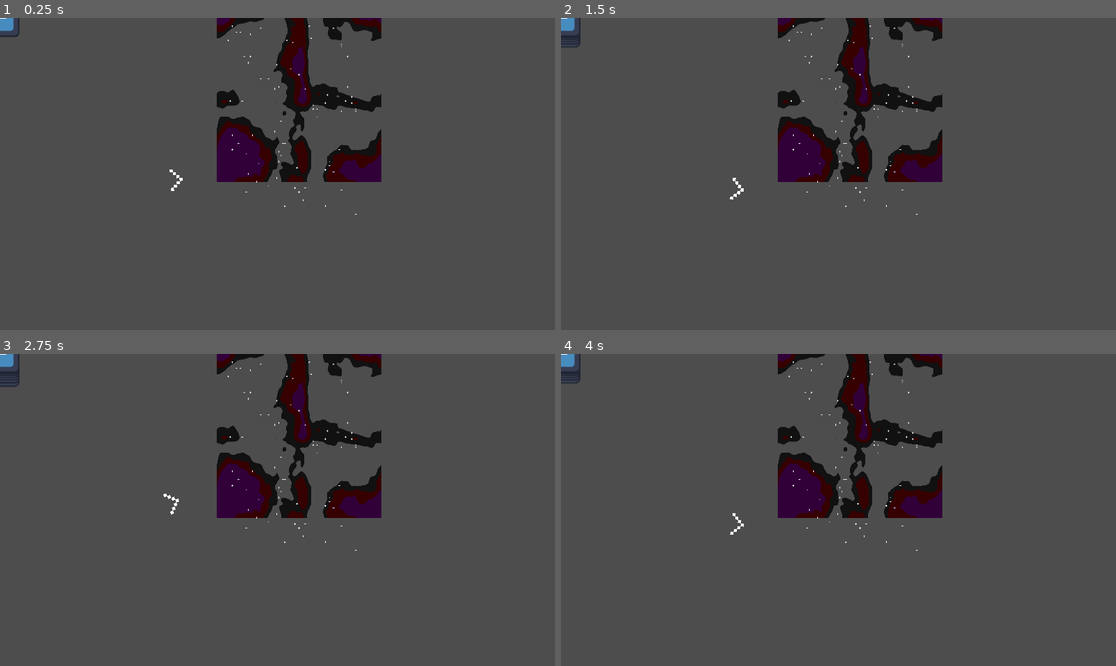
Above: before the commit, frames 1-4 (two rows, left to right).
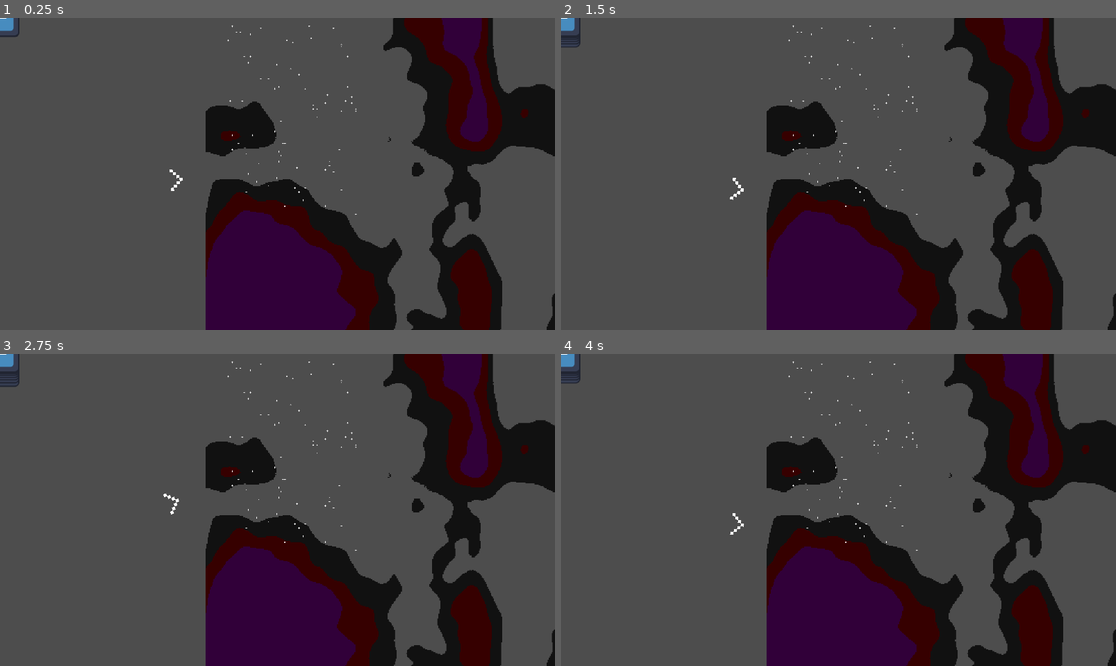
Above: after the commit, the same moments.

Repository: Middovaar/DeepGames-II
Game: Godot game, scene res://# Assets/Art/Douglas-Testing-Scene.tscn
Two runs of this game, one before a commit and one after it. Both use one fixed random seed, a clock stepped at 60 frames per second and the inputs below. This scene is started directly instead of the project's main scene. The engine's default icon, where the game draws it, is replaced by a stand-in: a white triangle on a blue panel in a dark square.
Inputs (mouse positions are in pixels of both pictures, inside the frame that each line leads up to):
- Up to frame 1 (0.25 s): no input
- Up to frame 2 (1.5 s): tap Enter at 0.5 s; move the mouse to (960, 158) at 0.52 s; hold D (right) 0.53-1.28 s; tap Space at 1.25 s; move the mouse to (727, 189) at 1.27 s; hold S (down) from 1.28 s (still down)
- Up to frame 3 (2.75 s): tap Enter at 2 s; move the mouse to (333, 441) at 2.02 s; release S (down) at 2.03 s; hold D (right) from 2.03 s (still down)
- Up to frame 4 (4 s): tap Space at 2.75 s; move the mouse to (810, 572) at 2.77 s; release D (right) at 2.78 s; hold W (up) 2.78-3.53 s; tap Enter at 3.5 s; move the mouse to (1005, 556) at 3.52 s; hold A (left) from 3.53 s (still down)

The runs differ from the first frame. In frame 1, 35% of the frame differs, in the area x 37-100%, y 0-100%; in frame 2, 35%; in frame 3, 35%; in frame 4, 35%.

Commit message:
space noise

Diff:
--- a/# Assets/Art/Douglas-Testing-Scene.tscn
+++ b/# Assets/Art/Douglas-Testing-Scene.tscn
@@ -5,6 +5,7 @@
 [ext_resource type="Texture2D" uid="uid://bcchdtbietyaw" path="res://# Assets/Art/Shaders/star_seven.png" id="3_mde2k"]
 [ext_resource type="Texture2D" uid="uid://poes2vcgo4yt" path="res://# Assets/Art/Shaders/quest_marker.png" id="4_5xxl2"]
 [ext_resource type="Script" uid="uid://boncntjmpivsf" path="res://# Assets/Art/quest_marker.gd" id="5_86y76"]
+[ext_resource type="Shader" uid="uid://dldagqo8ndo73" path="res://# Assets/Art/Shaders/space_noise.gdshader" id="6_86y76"]
 
 [sub_resource type="ParticleProcessMaterial" id="ParticleProcessMaterial_qgne5"]
 particle_flag_disable_z = true
@@ -29,6 +30,26 @@
 shader_parameter/stars_speed = Vector2(0, 0)
 shader_parameter/stars_density = 0.01
 
+[sub_resource type="Gradient" id="Gradient_j5lt8"]
+interpolation_mode = 1
+offsets = PackedFloat32Array(0, 0.33695653, 0.60507244)
+colors = PackedColorArray(1, 0.30980393, 1, 1, 0, 0.87058824, 0.87058824, 1, 0, 0, 0, 0)
+
+[sub_resource type="FastNoiseLite" id="FastNoiseLite_emdnf"]
+frequency = 0.0131
+fractal_type = 0
+
+[sub_resource type="NoiseTexture2D" id="NoiseTexture2D_vekqr"]
+noise = SubResource("FastNoiseLite_emdnf")
+color_ramp = SubResource("Gradient_j5lt8")
+seamless = true
+
+[sub_resource type="ShaderMaterial" id="ShaderMaterial_fabh7"]
+shader = ExtResource("6_86y76")
+shader_parameter/noise_texture = SubResource("NoiseTexture2D_vekqr")
+shader_parameter/scale = 0.09
+shader_parameter/min_scale = 0.01
+
 [node name="Node" type="Node" unique_id=1256197848]
 
 [node name="GPUParticles2D" type="GPUParticles2D" parent="." unique_id=1978884566]
@@ -37,10 +58,10 @@
 process_material = SubResource("ParticleProcessMaterial_qgne5")
 
 [node name="TextureRect" type="TextureRect" parent="." unique_id=432624781]
-offset_left = 751.0
-offset_top = -19.0
-offset_right = 1320.0
-offset_bottom = 568.0
+offset_left = 711.0
+offset_top = -483.0
+offset_right = 2504.0
+offset_bottom = 1214.0
 texture = SubResource("NoiseTexture2D_fabh7")
 
 [node name="TextureRect2" type="TextureRect" parent="." unique_id=1029487095]
@@ -56,3 +77,11 @@
 scale = Vector2(10.757576, 10.757576)
 texture = ExtResource("4_5xxl2")
 script = ExtResource("5_86y76")
+
+[node name="TextureRect3" type="TextureRect" parent="." unique_id=2080436637]
+material = SubResource("ShaderMaterial_fabh7")
+offset_left = 2105.0
+offset_top = -121.0
+offset_right = 3225.0
+offset_bottom = 1130.0
+texture = ExtResource("3_mde2k")
--- /dev/null
+++ b/# Assets/Art/Shaders/space_noise.gdshader
@@ -0,0 +1,15 @@
+shader_type canvas_item;
+
+// Assign your NoiseTexture2D here in the Inspector
+uniform sampler2D noise_texture : filter_nearest, repeat_enable;
+uniform float scale = 0.01;
+uniform float min_scale = 0.01;
+
+void fragment() {
+    vec2 world_pos = (SCREEN_UV / SCREEN_PIXEL_SIZE);
+    world_pos = (vec4(world_pos, 0.0, 1.0)).xy;
+
+    vec4 noise = texture(noise_texture, world_pos * scale * min_scale);
+
+    COLOR = noise;
+}
Not shown, added: # Assets/Art/Shaders/space_noise.gdshader.uid
